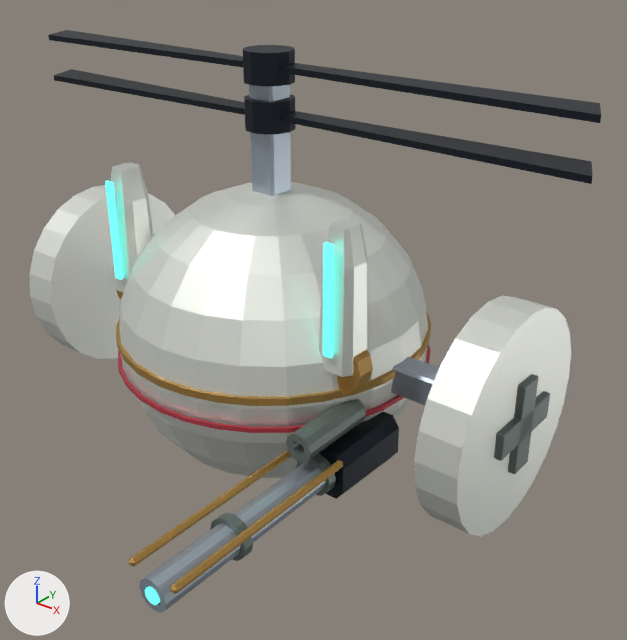
The Blender file out/mech_reference/s08/s08.blend: old version first, new version second.
Both versions are drawn from a 50 mm camera at (3.37, -3.81, 3.82) aimed at (0.46, -0.17, 1.56). Arrows for +X, +Y and +Z are at lower left; the lights stay in place. The first picture is the older version.

Before the edit, the objects in view are built like this:
```python
ob_emitter_l = bpy.data.objects.new('emitter_l', None)
ob_emitter_l.parent = ob_tilt
ob_emitter_l.location = (0.855, -0.4, 0.2)
ob_emitter_r = bpy.data.objects.new('emitter_r', None)
ob_emitter_r.parent = ob_tilt
ob_emitter_r.location = (-0.855, -0.4, 0.2)
ob_open_rotor_blade_001 = bpy.data.objects.new('Open rotor blade.001', me_open_rotor_blade_001)
ob_open_rotor_blade_001.parent = ob_rotor_coax0
ob_open_rotor_blade_001.location = (0.0, 0.0, 0.0)
ob_open_rotor_blade_001.rotation_euler = (0.0, 0.0, 3.142)  # degrees (0, 0, 180)
ob_retractable_armor_shield_emitter_001 = bpy.data.objects.new('Retractable armor shield emitter.001', me_retractable_armor_shield_emitter_001)
ob_retractable_armor_shield_emitter_001.parent = ob_emitter_r
ob_retractable_armor_shield_emitter_001.location = (0.0, 0.0, 0.0)
ob_shield_emitter_luminous_rail = bpy.data.objects.new('Shield emitter luminous rail', me_shield_emitter_luminous_rail)
ob_shield_emitter_luminous_rail.parent = ob_emitter_l
ob_shield_emitter_luminous_rail.location = (0.0, -0.14, 0.43)
ob_shield_emitter_luminous_rail_001 = bpy.data.objects.new('Shield emitter luminous rail.001', me_shield_emitter_luminous_rail_001)
ob_shield_emitter_luminous_rail_001.parent = ob_emitter_r
ob_shield_emitter_luminous_rail_001.location = (0.0, -0.14, 0.43)
# also in view: 'Coax rotor mast' at (0.0, 0.0, 2.5); 'Propeller motor hub.001' at (0.0, 0.0, 2.97); 'Medical side pod.001' at (1.62, 0.0, 1.27); 'Sniper electromagnetic rail' at (0.76, -1.27, 1.06); 'Medical pod attachment.001' at (1.17, 0.0, 1.3)
```
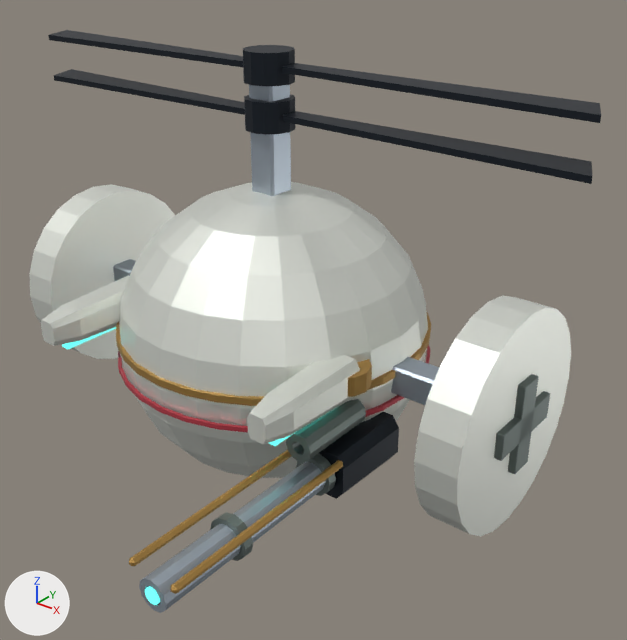
ob_emitter_l is not drawn itself; it is the parent of ob_retractable_armor_shield_emitter, ob_shield_emitter_luminous_rail, ob_shield_emitter_hinge.
ob_emitter_r is not drawn itself; it is the parent of ob_retractable_armor_shield_emitter_001, ob_shield_emitter_luminous_rail_001, ob_shield_emitter_hinge_001.

Edits to the scene script, one JSON object a line:
```json
{"block": "me_shield_emitter_luminous_rail", "where": "# used by ob_shield_emitter_luminous_rail; parent = ob_emitter_l; location = (0.0, -0.14, 0.43)"}
{"op": "remove", "block": "me_shield_emitter_luminous_rail", "code": "me_shield_emitter_luminous_rail.from_pydata(...)  # 8 vertices, 6 faces; spans x -0.03..0.03, y -0.013..0.013, z -0.325..0.325"}
{"op": "add", "block": "me_shield_emitter_luminous_rail", "code": "me_shield_emitter_luminous_rail.from_pydata(...)  # 8 vertices, 6 faces; spans x -0.03..0.03, y -0.013..0.013, z -0.27..0.27"}
{"block": "me_shield_emitter_luminous_rail", "change": "me_shield_emitter_luminous_rail part 1: the whole mesh is scaled about its middle by (1, 1, 0.831)"}
{"block": "me_retractable_armor_shield_emitter_001", "where": "# used by ob_retractable_armor_shield_emitter_001; parent = ob_emitter_r; location = (0.0, 0.0, 0.0)"}
{"op": "remove", "block": "me_retractable_armor_shield_emitter_001", "code": "me_retractable_armor_shield_emitter_001.from_pydata(...)  # 24 vertices, 18 faces; spans x -0.115..0.115, y -0.12..0.12, z 0.0..0.82"}
{"op": "add", "block": "me_retractable_armor_shield_emitter_001", "code": "me_retractable_armor_shield_emitter_001.from_pydata(...)  # 24 vertices, 18 faces; spans x -0.115..0.115, y -0.12..0.12, z 0.0..0.72"}
{"block": "me_retractable_armor_shield_emitter_001", "change": "me_retractable_armor_shield_emitter_001 part 2: all 16 vertices in x -0.1..0.1, y -0.1..0.1, z 0.62..0.82 are scaled about their middle by (1, 1, 0.864), then moved by (0.0, 0.0, -0.086)"}
{"block": "me_shield_emitter_luminous_rail_001", "where": "# used by ob_shield_emitter_luminous_rail_001; parent = ob_emitter_r; location = (0.0, -0.14, 0.43)"}
{"op": "remove", "block": "me_shield_emitter_luminous_rail_001", "code": "me_shield_emitter_luminous_rail_001.from_pydata(...)  # 8 vertices, 6 faces; spans x -0.03..0.03, y -0.013..0.013, z -0.325..0.325"}
{"op": "add", "block": "me_shield_emitter_luminous_rail_001", "code": "me_shield_emitter_luminous_rail_001.from_pydata(...)  # 8 vertices, 6 faces; spans x -0.03..0.03, y -0.013..0.013, z -0.27..0.27"}
{"block": "me_shield_emitter_luminous_rail_001", "change": "me_shield_emitter_luminous_rail_001 part 3: the whole mesh is scaled about its middle by (1, 1, 0.831)"}
{"op": "set", "path": "ob_emitter_l.location", "old": "(0.855, -0.4, 0.2)", "new": "(0.855, -0.4, 0.14)"}
{"op": "set", "path": "ob_emitter_l.rotation_euler", "old": "(0.0, 0.0, 0.0)", "new": "(1.571, 0.0, 0.0)", "note": "degrees (0, 0, 0) -> degrees (90, 0, 0)"}
{"op": "set", "path": "ob_emitter_r.location", "old": "(-0.855, -0.4, 0.2)", "new": "(-0.855, -0.4, 0.14)"}
{"op": "set", "path": "ob_emitter_r.rotation_euler", "old": "(0.0, 0.0, 0.0)", "new": "(1.571, 0.0, 0.0)", "note": "degrees (0, 0, 0) -> degrees (90, 0, 0)"}
{"op": "set", "path": "ob_shield_emitter_luminous_rail.location", "old": "(0.0, -0.14, 0.43)", "new": "(0.0, -0.14, 0.346)"}
{"op": "set", "path": "ob_shield_emitter_luminous_rail_001.location", "old": "(0.0, -0.14, 0.43)", "new": "(0.0, -0.14, 0.346)"}
```

Changed parts and their boxes (x1, y1, x2, y2) in the pictures (627 x 640 px):
```json
{"object": "Retractable armor shield emitter", "change": "moved, turned", "before": [319, 218, 368, 377], "after": [247, 355, 360, 444]}
{"object": "Retractable armor shield emitter.001", "change": "reshaped, moved, turned", "before": [111, 162, 153, 293], "after": [41, 275, 130, 346]}
{"object": "Shield emitter luminous rail", "change": "mesh rescaled, moved, turned", "before": [323, 242, 334, 358], "after": [269, 432, 296, 446]}
{"object": "Shield emitter hinge", "change": "moved, turned", "before": [337, 349, 373, 395], "after": [348, 359, 372, 397]}
{"object": "Shield emitter luminous rail.001", "change": "mesh rescaled, moved, turned", "before": [105, 181, 123, 280], "after": [62, 327, 116, 349]}
{"object": "Shield emitter hinge.001", "change": "moved, turned", "before": [116, 290, 123, 299], "on screen": "not visible afterwards"}
```
